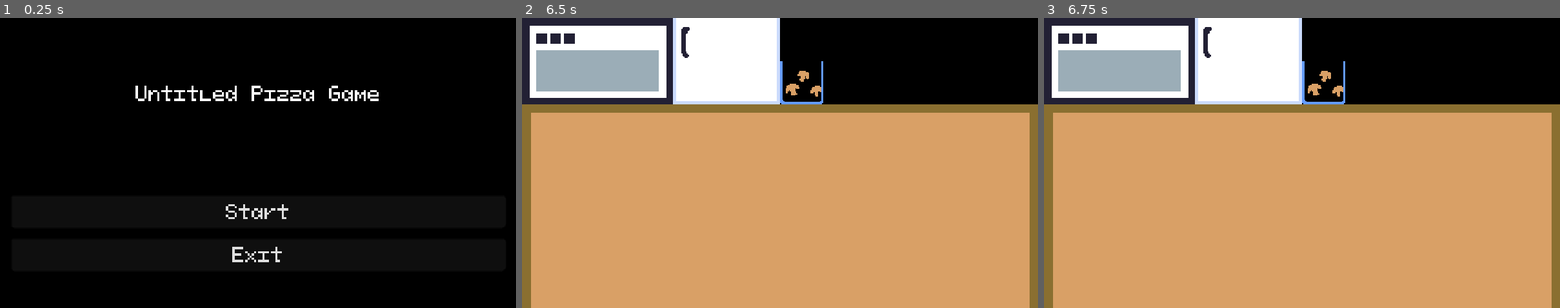
Above: before the commit, frames 1-3 (left to right).
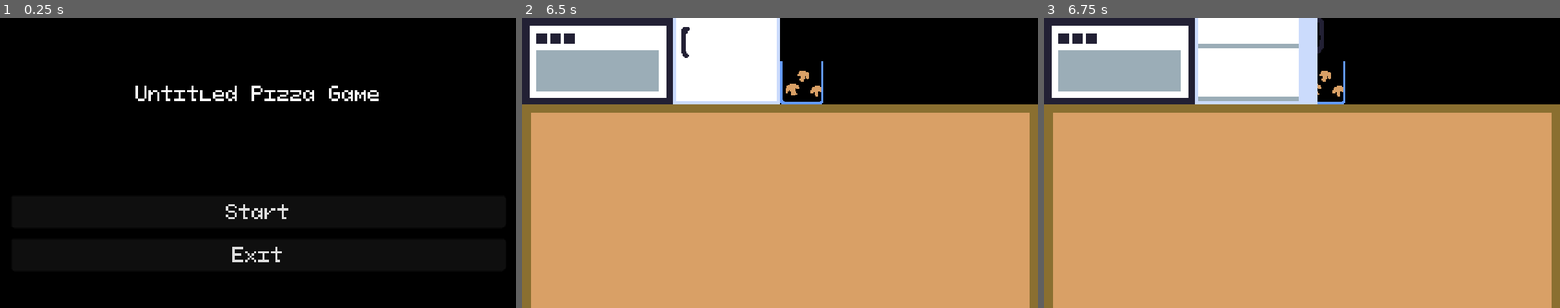
Above: after the commit, the same moments.

Repository: martindzejky/pizza-game
Game: Godot game, scene res://scenes/start.tscn
Same seed, same stepped clock (60 frames per second), same inputs: the game is played once before the commit and once after it.
Inputs (mouse positions are in pixels of both pictures, inside the frame that each line leads up to):
- Up to frame 1 (0.25 s): no input
- Up to frame 2 (6.5 s): click "Start" at 0.5 s; tap Enter at 1.25, 2.75, 4.25 s; move the mouse to (893, 148) at 1.27 s; click (893, 148) at 1.42 s; tap Space at 2, 3.5, 5 s; move the mouse to (676, 177) at 2.02 s; click (676, 177) at 2.17 s; move the mouse to (831, 99) at 2.77 s; click (831, 99) at 2.92 s; move the mouse to (754, 221) at 3.52 s; click (754, 221) at 3.67 s; move the mouse to (934, 206) at 4.27 s; click (934, 206) at 4.42 s; move the mouse to (625, 119) at 5.02 s; click (625, 119) at 5.17 s; move the mouse to (805, 163) at 5.77 s; click (805, 163) at 5.92 s
- Up to frame 3 (6.75 s): move the mouse to (1224, 90) at 6.52 s; click (1224, 90) at 6.67 s

Frames 1-2 are identical in both runs. In frame 3, 1.7% of the frame differs, in the area x 29-55%, y 0-30%.

Commit message:
fridge object which can be opened with mouse

Diff:
--- /dev/null
+++ b/objects/fridge/fridge.gd
@@ -0,0 +1,17 @@
+extends Sprite2D
+
+@export var closedSprite: Texture2D
+@export var openSprite: Texture2D
+
+var isOpen: bool = false
+
+
+func _onInputEvent(viewport: Node, event: InputEvent, shapeId: int) -> void:
+    if event is InputEventMouseButton:
+        if event.button_index == MOUSE_BUTTON_LEFT:
+            if event.is_pressed():
+                isOpen = !isOpen
+                if isOpen:
+                    texture = openSprite
+                else:
+                    texture = closedSprite
--- /dev/null
+++ b/objects/fridge/fridge.tscn
@@ -0,0 +1,23 @@
+[gd_scene load_steps=5 format=3 uid="uid://c6cvlq2crfmo0"]
+
+[ext_resource type="Texture2D" uid="uid://cwqfkpqounhk6" path="res://sprites/fridge.png" id="1_m8jrv"]
+[ext_resource type="Script" path="res://objects/fridge/fridge.gd" id="2_kx2wi"]
+[ext_resource type="Texture2D" uid="uid://27uc1od6otaj" path="res://sprites/fridge-open.png" id="3_3qr2c"]
+
+[sub_resource type="RectangleShape2D" id="RectangleShape2D_m5itk"]
+size = Vector2(120, 80)
+
+[node name="fridge" type="Sprite2D"]
+texture = ExtResource("1_m8jrv")
+centered = false
+script = ExtResource("2_kx2wi")
+closedSprite = ExtResource("1_m8jrv")
+openSprite = ExtResource("3_3qr2c")
+
+[node name="click-area" type="Area2D" parent="."]
+position = Vector2(60, 40)
+
+[node name="shape" type="CollisionShape2D" parent="click-area"]
+shape = SubResource("RectangleShape2D_m5itk")
+
+[connection signal="input_event" from="click-area" to="." method="_onInputEvent"]
--- a/scenes/level.tscn
+++ b/scenes/level.tscn
@@ -1,7 +1,7 @@
 [gd_scene load_steps=5 format=3 uid="uid://dehfhkt6r8u7n"]
 
 [ext_resource type="Texture2D" uid="uid://bdit8hunfh1gu" path="res://sprites/oven.png" id="1_sdicm"]
-[ext_resource type="Texture2D" uid="uid://cwqfkpqounhk6" path="res://sprites/fridge.png" id="2_hlmog"]
+[ext_resource type="PackedScene" uid="uid://c6cvlq2crfmo0" path="res://objects/fridge/fridge.tscn" id="2_i6w8l"]
 [ext_resource type="Texture2D" uid="uid://dey134524wtmg" path="res://sprites/table.png" id="3_7mybh"]
 [ext_resource type="Texture2D" uid="uid://d0rpti4hw6n1c" path="res://sprites/mushroom-box.png" id="3_olhiv"]
 
@@ -17,10 +17,9 @@
 texture = ExtResource("1_sdicm")
 centered = false
 
-[node name="fridge" type="Sprite2D" parent="top"]
+[node name="fridge" parent="top" instance=ExtResource("2_i6w8l")]
 position = Vector2(140, 0)
-texture = ExtResource("2_hlmog")
-centered = false
+z_index = 1
 
 [node name="boxes" type="Node2D" parent="top"]
 position = Vector2(240, 0)
